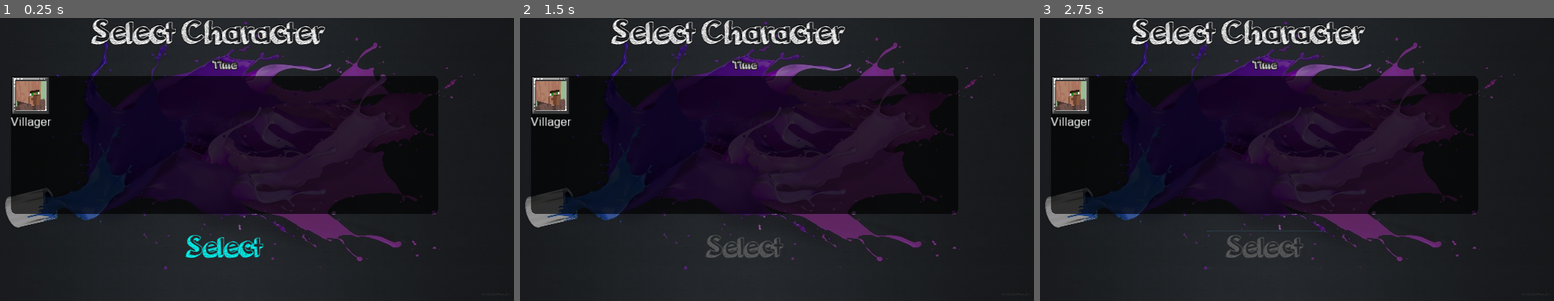
Above: before the commit, frames 1-3 (left to right).
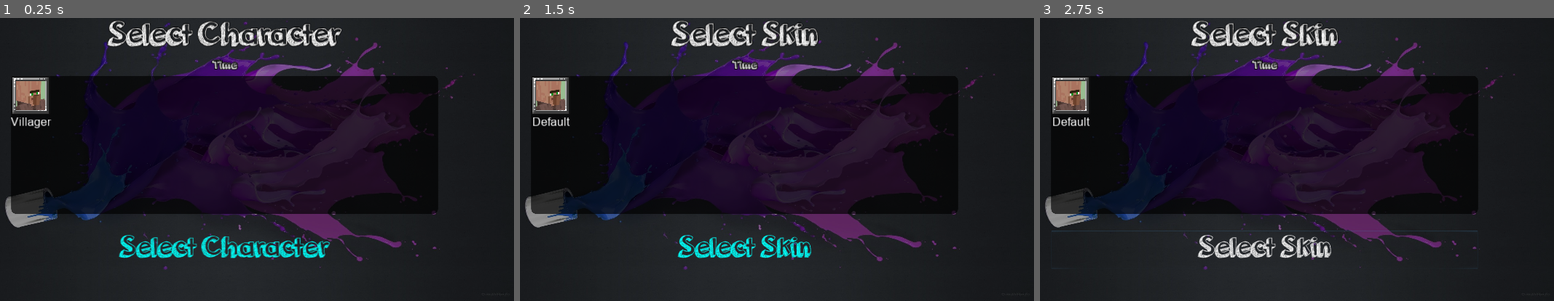
Above: after the commit, the same moments.

Repository: Ludermis/Podchest
Game: Godot game, scene res://Prefabs/Scenes/CharacterSelectionScene.tscn
The game is run twice, just before and just after one commit, with the same random seed, the same clock (stepped at 60 frames per second) and the same inputs. This scene is started directly instead of the project's main scene.
Inputs (mouse positions are in pixels of both pictures, inside the frame that each line leads up to):
- Up to frame 1 (0.25 s): no input
- Up to frame 2 (1.5 s): click "Select" (after the commit: "Select Character") at 0.5 s; click (550, 94) at 1.25 s, where only the run before the commit has a clickable "Villager"
- Up to frame 3 (2.75 s): click (1266, 250) at 2 s, where only the run after the commit has a clickable "Select Skin"

The runs differ from the first frame. In frame 1, 4.5% of the frame differs, in the area x 17-67%, y 0-85%; in frame 2, 3.8%; in frame 3, 3.9%.

Commit message:
Lynext
Skin system completed

Diff:
--- a/Prefabs/Scenes/CharacterSelectionScene.tscn
+++ b/Prefabs/Scenes/CharacterSelectionScene.tscn
@@ -36,13 +36,47 @@
 [sub_resource type="GDScript" id=7]
 script/source = "extends Button
 
+var main
 
 func _ready():
-	pass
+	 main = get_tree().root.get_node(\"Main\")
 
 func _on_SelectButton_pressed():
-	get_tree().root.get_node(\"Main\").rpc_id(1,\"selectCharacter\",Client.selfPeerID,\"res://Prefabs/Characters/\" + get_tree().root.get_node(\"Main\").buttonGroup.get_pressed_button().name + \".tscn\", \"\")
-	disabled = true
+	if !main.characterSelected:
+		main.characterSelected = true
+		text = \"Select Skin\"
+		$\"../Title\".text = \"Select Skin\"
+		main.selectedCharacter = main.buttonGroup.get_pressed_button().get_node(\"Label\").text
+		main.rpc_id(1,\"selectCharacter\",Client.selfPeerID,\"res://Prefabs/Characters/\" + main.selectedCharacter + \".tscn\", \"\")
+		prepareSkins()
+	else:
+		var skinName = main.buttonGroup.get_pressed_button().get_node(\"Label\").text
+		if skinName == \"Default\":
+			skinName = \"\"
+		main.rpc_id(1,\"selectCharacter\",Client.selfPeerID,\"res://Prefabs/Characters/\" + main.selectedCharacter + \".tscn\", skinName)
+
+func prepareSkins ():
+	for child in main.get_node(\"Panel/HBoxContainer\").get_children():
+		child.queue_free()
+
+	main.buttonGroup = ButtonGroup.new()
+
+	var node = preload(\"res://Prefabs/UI/CharacterButton.tscn\").instance()
+	node.name = main.selectedCharacter
+	node.pressed = true
+	node.get_node(\"TextureRect\").texture = load(\"res://Sprites/UI/Characters/\" + main.selectedCharacter + \".png\")
+	node.get_node(\"Label\").text = \"Default\"
+	node.group = main.buttonGroup
+	$\"../Panel/HBoxContainer\".add_child(node)
+
+	if Vars.loggedIn:
+		for i in Vars.accountInfo[\"ownedSkins\"][main.selectedCharacter]:
+			node = preload(\"res://Prefabs/UI/CharacterButton.tscn\").instance()
+			node.name = i
+			node.get_node(\"TextureRect\").texture = load(\"res://Sprites/UI/Characters/\" + i + \".png\")
+			node.get_node(\"Label\").text = i
+			node.group = main.buttonGroup
+			$\"../Panel/HBoxContainer\".add_child(node)
 "
 
 [sub_resource type="StyleBoxFlat" id=8]
@@ -79,25 +113,26 @@
 }
 
 [node name="Title" type="Label" parent="."]
-margin_left = 520.0
-margin_right = 1361.0
-margin_bottom = 116.0
+margin_right = 1920.0
+margin_bottom = 128.0
 custom_fonts/font = SubResource( 2 )
 text = "Select Character"
+align = 1
+valign = 1
 __meta__ = {
 "_edit_use_anchors_": false
 }
 
 [node name="SelectButton" type="Button" parent="."]
-margin_left = 768.0
+margin_left = 256.0
 margin_top = 704.0
-margin_right = 1152.0
+margin_right = 1664.0
 margin_bottom = 832.0
 custom_fonts/font = SubResource( 4 )
 custom_colors/font_color_disabled = Color( 0.364706, 0.364706, 0.364706, 1 )
 custom_colors/font_color = Color( 0, 1, 0.976471, 1 )
 shortcut = SubResource( 6 )
-text = "Select"
+text = "Select Character"
 flat = true
 script = SubResource( 7 )
 __meta__ = {
--- a/Prefabs/Scenes/MainScene.tscn
+++ b/Prefabs/Scenes/MainScene.tscn
@@ -421,7 +421,7 @@
 position = Vector2( 411.598, 34.8854 )
 scale = Vector2( 2, 2 )
 frames = SubResource( 12 )
-frame = 5
+frame = 2
 playing = true
 
 [node name="APSprite" type="AnimatedSprite" parent="AccountPanel"]
--- a/Scripts/Scenes/CharacterSelectionScene.gd
+++ b/Scripts/Scenes/CharacterSelectionScene.gd
@@ -1,6 +1,8 @@
 extends Node2D
 
 var buttonGroup
+var characterSelected = false
+var selectedCharacter = ""
 
 func _ready():
 	buttonGroup = ButtonGroup.new()
Binary file changed: Sprites/Characters/villager.png
Binary file changed: Sprites/Characters/villagernaut.png
